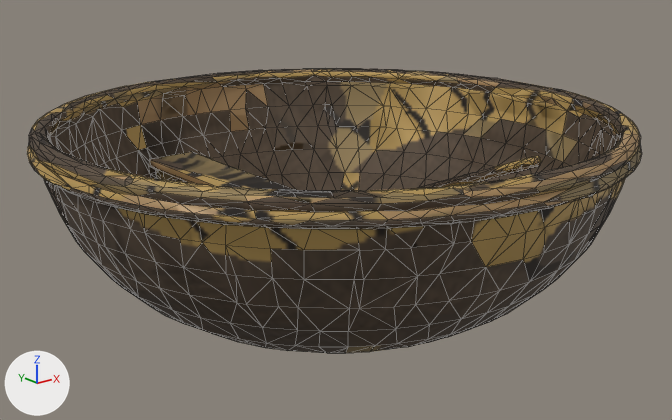
An edit to the glTF model priv/models/thung_chai_edits.mid.glb, drawn before and after from the same camera.
Both versions are drawn from a camera (50 mm lens) standing at (-1.787, -2.241, 1.204) and looking at (0.002, -0.004, 0.309). The axes (+X, +Y, +Z) are drawn at lower left. The lights are the same throughout. The picture after the commit comes second. Mesh edges are drawn as thin lines. Vertices at exactly the same position are counted once.

Before the edit, the objects in view are built like this:
```python
me_thung_chai_edits = bpy.data.meshes.new('thung_chai_edits')
me_thung_chai_edits.from_pydata(...)  # 1985 vertices, 4000 faces; spans x -0.92..0.92, y -0.92..0.92, z 0.0..0.63
me_thung_chai_edits.materials.append(mat_paint)
ob_thung_chai_edits = bpy.data.objects.new('thung_chai_edits', me_thung_chai_edits)
ob_thung_chai_edits.location = (0.0, 0.0, 0.0)
```
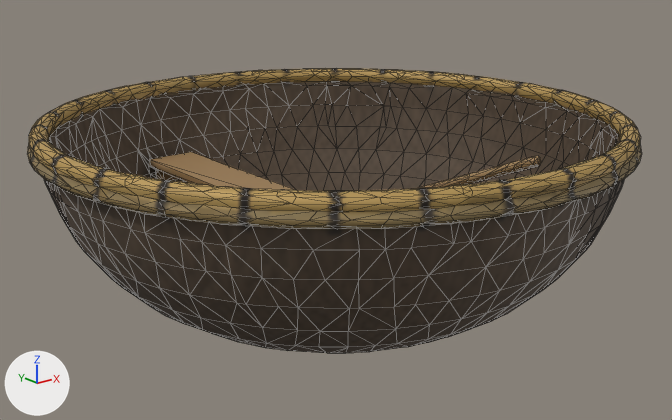
Location of each change, (x1, y1, x2, y2) in pixels of the pictures (672 x 420 px; the box of a moved part takes in the faces that stretch with it):
```json
{"part": 1, "of": "me_thung_chai_edits", "change": "moved or reshaped", "before": [31, 91, 640, 309], "after": [31, 91, 640, 309]}
{"part": 2, "of": "me_thung_chai_edits", "change": "moved or reshaped", "before": [128, 71, 579, 191], "after": [128, 71, 579, 191]}
{"part": 3, "of": "me_thung_chai_edits", "change": "surface changed", "before": [27, 68, 641, 353], "after": [27, 68, 641, 353]}
```

Edits to the scene script, one JSON object a line:
```json
{"block": "me_thung_chai_edits", "where": "me_thung_chai_edits.from_pydata(...)  # 1985 vertices, 4000 faces; spans x -0.92..0.92, y -0.92..0.92, z 0.0..0.63"}
{"block": "me_thung_chai_edits", "where": "# used by ob_thung_chai_edits; location = (0.0, 0.0, 0.0)"}
{"block": "me_thung_chai_edits", "change": "me_thung_chai_edits part 1: 9 vertices moved from x -0.9..0.65, y -0.9..0.65, z 0.4..0.63 to x -0.91..0.66, y -0.91..0.66, z 0.4..0.62; 86 vertices removed from x -0.91..0.75, y -0.91..0.75, z 0.4..0.63; 90 vertices added at x -0.91..0.74, y -0.91..0.74, z 0.4..0.63"}
{"block": "me_thung_chai_edits", "change": "me_thung_chai_edits part 2: 11 vertices moved from x -0.14..0.9, y -0.01..0.9, z 0.16..0.62 to x -0.11..0.91, y -0.02..0.91, z 0.16..0.62; 59 vertices removed from x -0.21..0.91, y -0.21..0.91, z 0.31..0.63; 55 vertices added at x -0.2..0.91, y -0.2..0.91, z 0.32..0.63"}
{"block": "me_thung_chai_edits", "change": "me_thung_chai_edits part 3: 3251 kept faces spanning x -0.92..0.92, y -0.92..0.92, z 0.0..0.63 get new texture (UV) coordinates"}
```
